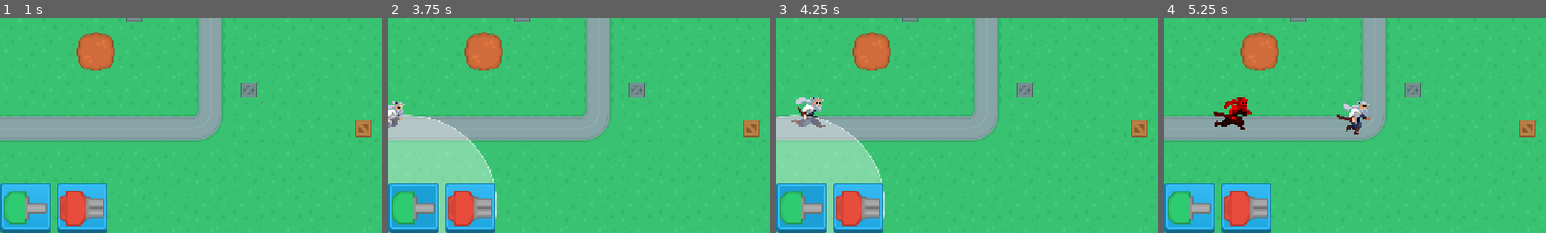
Above: before the commit, frames 1-4 (left to right).
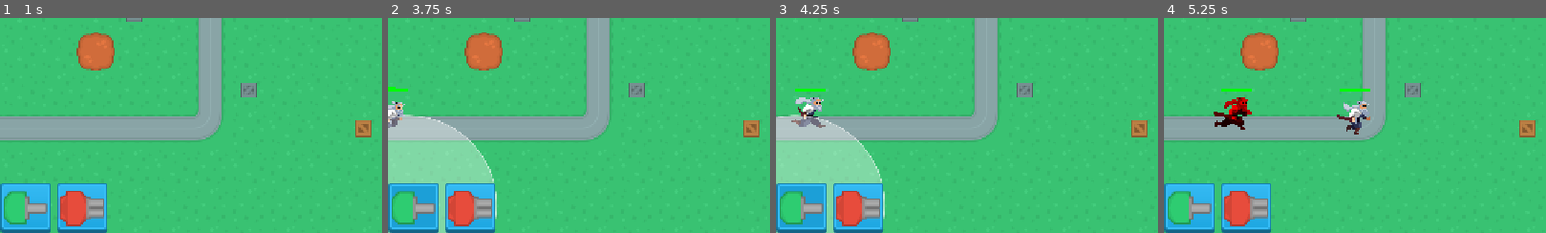
Above: after the commit, the same moments.

Repository: lukeai-tan/nanban-requiem-orbital
Game: Godot game, scene res://SceneHandler.tscn
Two runs of this game, one before a commit and one after it. Both use one fixed random seed, a clock stepped at 60 frames per second and the inputs below.
Inputs (mouse positions are % of the whole screen's width and height, from its top left):
- Up to frame 1 (1 s): click "New Game" at 0.5 s
- Up to frame 2 (3.75 s): click (90, 5) at 1.25 s; click (90, 5) at 2 s; click (90, 5) at 2.75 s; click (3, 94) at 3.5 s
- Up to frame 3 (4.25 s): no input
- Up to frame 4 (5.25 s): click (11, 94) at 4.25 s; click (94, 5) at 5 s
The pictures show only the part of the screen within x 0-50%, y 50-100%; the shares and areas given below are measured in that part.

Frame 1 is identical in both runs. In frame 2, less than 0.1% of the frame differs, in the area x 0-6%, y 32-35%; in frame 3, 0.1%; in frame 4, 0.2%, in the area x 15-54%, y 32-35%.

Commit message:
added health bar node

Diff:
--- a/Scenes/Enemies/RocketSamurai.gd
+++ b/Scenes/Enemies/RocketSamurai.gd
@@ -4,6 +4,8 @@
 const Tower = preload("res://Scenes/Towers/TowerLogic.gd")
 const EnemyRange = preload("res://Scenes/DetectionRange/EnemyRange.gd")
 const EnemyRangeScene = preload("res://Scenes/DetectionRange/EnemyRange.tscn")
+
+
 
 var projectile_scene : PackedScene = load("res://Scenes/Projectile/Projectile.tscn")
 var attack : float = 100
@@ -16,6 +18,10 @@
 func _ready() -> void:
 	attack_range = EnemyRangeScene.instantiate()
 	add_child(attack_range)
+	health_bar = HealthBar.instantiate()
+	add_child(health_bar)
+	health_bar.max_value = hp
+	health_bar.value = hp
 
 	### Added this
 	position.y -= 25
--- a/Scenes/Enemies/Samurai.gd
+++ b/Scenes/Enemies/Samurai.gd
@@ -1,6 +1,9 @@
 extends CharacterBody2D
 
 class_name Samurai
+
+const HealthBar = preload("res://Scenes/HealthBar/HealthBar.tscn")
+var health_bar
 
 var hp : float = 300
 @export var movement_speed: float = 100.0
@@ -8,7 +11,6 @@
 
 signal despawn()
 
-### Added this
 func _ready():
 	position.y -= 25
 	scale = Vector2(2, 2)
@@ -16,11 +18,16 @@
 	if enemy_sprite:
 		enemy_sprite.play("running")
 
+	health_bar = HealthBar.instantiate()
+	add_child(health_bar)
+	health_bar.max_value = hp
+	health_bar.value = hp
+
+
 func _process(delta):
 	var path = get_parent()
 	if path is PathFollow2D:
 		path.progress += movement_speed * delta
-###
 
 
 func get_hit(damage : float) :
@@ -29,3 +36,4 @@
 		get_parent().queue_free()
 	else :
 		hp = hp - damage
+		health_bar.value = hp
--- a/Scenes/HealthBar/HealthBar.tscn
+++ b/Scenes/HealthBar/HealthBar.tscn
@@ -3,16 +3,12 @@
 [ext_resource type="Texture2D" uid="uid://p5r8g8bpef3a" path="res://Assets/UI/HPbar.jpg" id="1_0bnvf"]
 
 [node name="HealthBar" type="TextureProgressBar"]
-offset_left = -100.0
-offset_top = -116.0
-offset_right = 100.0
-offset_bottom = -96.0
+offset_left = -13.0
+offset_top = -21.0
+offset_right = 13.0
+offset_bottom = -18.0
 value = 50.0
 nine_patch_stretch = true
-stretch_margin_left = 100
-stretch_margin_top = 10
-stretch_margin_right = 100
-stretch_margin_bottom = 10
 texture_under = ExtResource("1_0bnvf")
 texture_progress = ExtResource("1_0bnvf")
 tint_under = Color(0.207843, 0.207843, 0.207843, 1)
